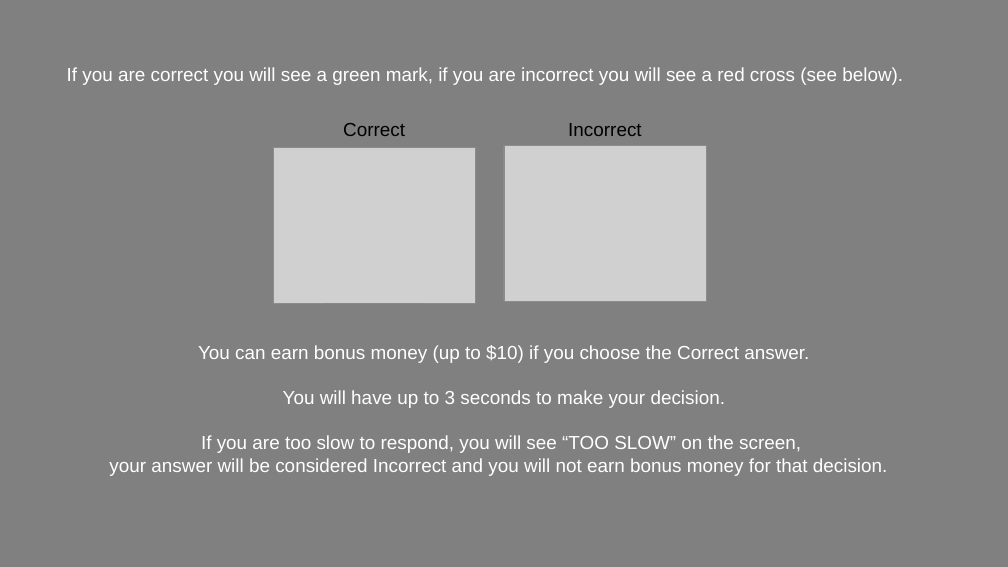
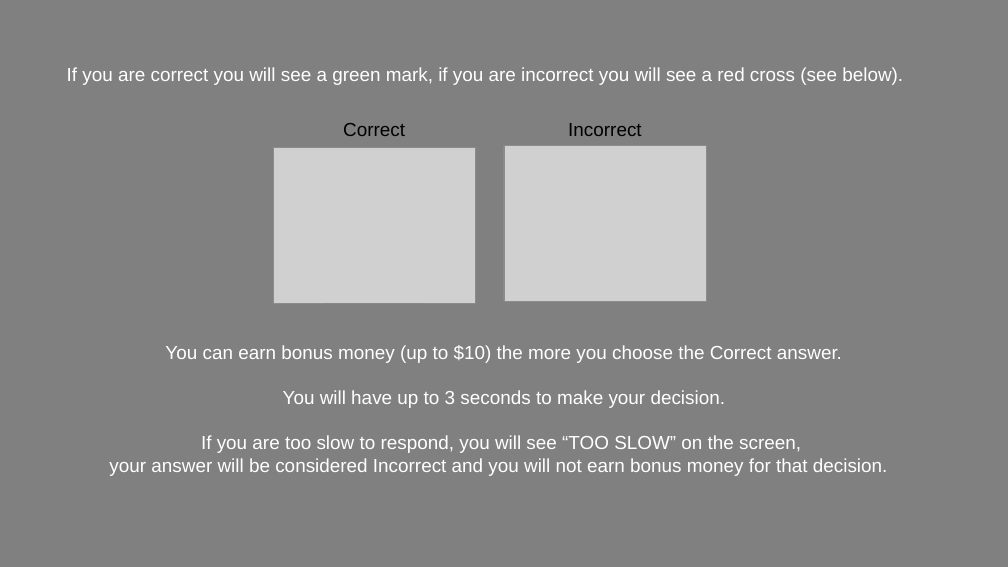
Before and after one commit to NatalieBiderman/transitive_inference, a slide deck: slide 4 of Task/Stimuli/Instructions/Instructions.pptx. Drawn at 1008x567 pixels with LibreOffice and Linux fonts; fonts in the diff are those of the drawing; grey boxes stand for pictures. Boxes give left, top, right and bottom in pixels: in the first picture for what was removed or moved away, otherwise in the second. Text is boxed around its words. In the diff, an @@ line names an element or a change of style, - is before the commit and + after.

```diff
--- a/Task/Stimuli/Instructions/Instructions.pptx
+++ b/Task/Stimuli/Instructions/Instructions.pptx
@@ text at (165, 345, 842, 363): text changed @@
-You can earn bonus money (up to $10) if you choose the Correct answer.
+You can earn bonus money (up to $10) the more you choose the Correct answer.
```
Also in this commit, not shown: 2 other slides changed, 4 other files.
